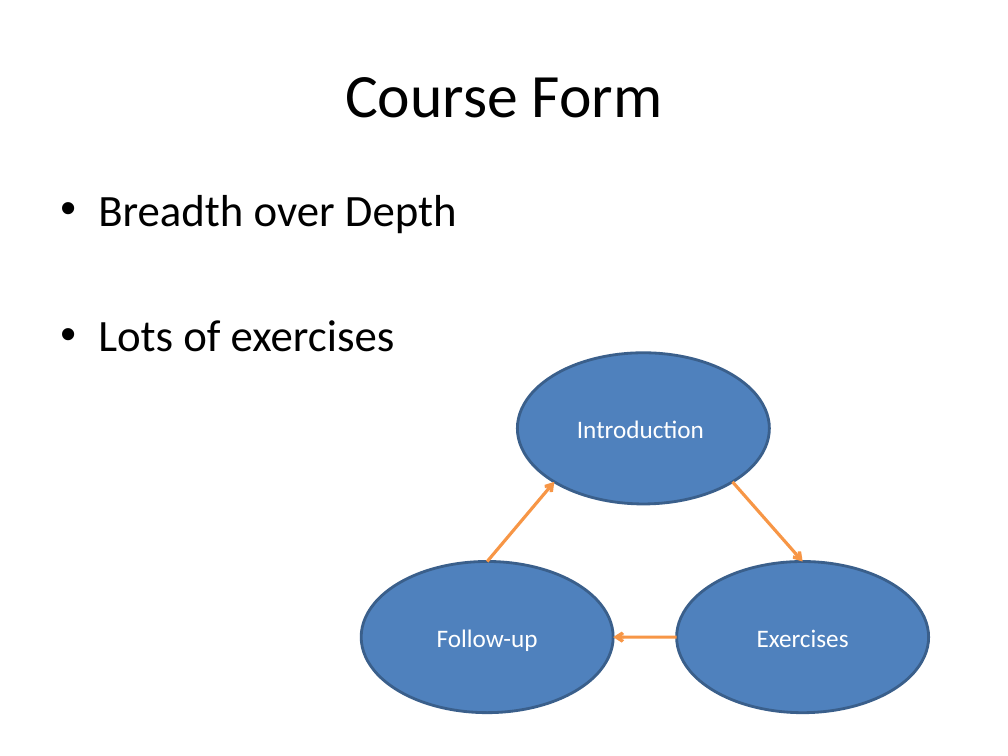
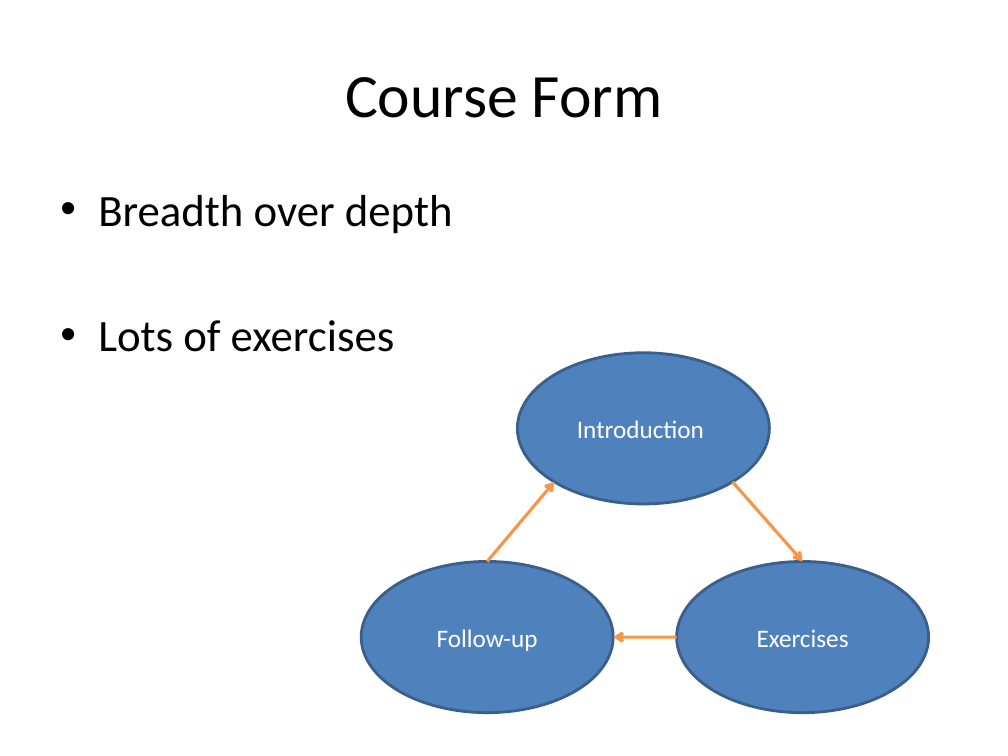
Before and after one commit to rasmuskl/ReSharperCourse, a slide deck: slide 4 of Presentations/1 - Introduction - ReSharper Course.pptx. Drawn at 1008x756 pixels with LibreOffice and Linux fonts; fonts in the diff are those of the drawing. Boxes give left, top, right and bottom in pixels: in the first picture for what was removed or moved away, otherwise in the second. Text is boxed around its words. In the diff, an @@ line names an element or a change of style, - is before the commit and + after.

```diff
--- a/Presentations/1 - Introduction - ReSharper Course.pptx
+++ b/Presentations/1 - Introduction - ReSharper Course.pptx
@@ text at (98,195,453,234): text changed @@
-• Breadth over Depth
+• Breadth over depth
```
Also in this commit, not shown: 5 other slides changed, 4 other files.
